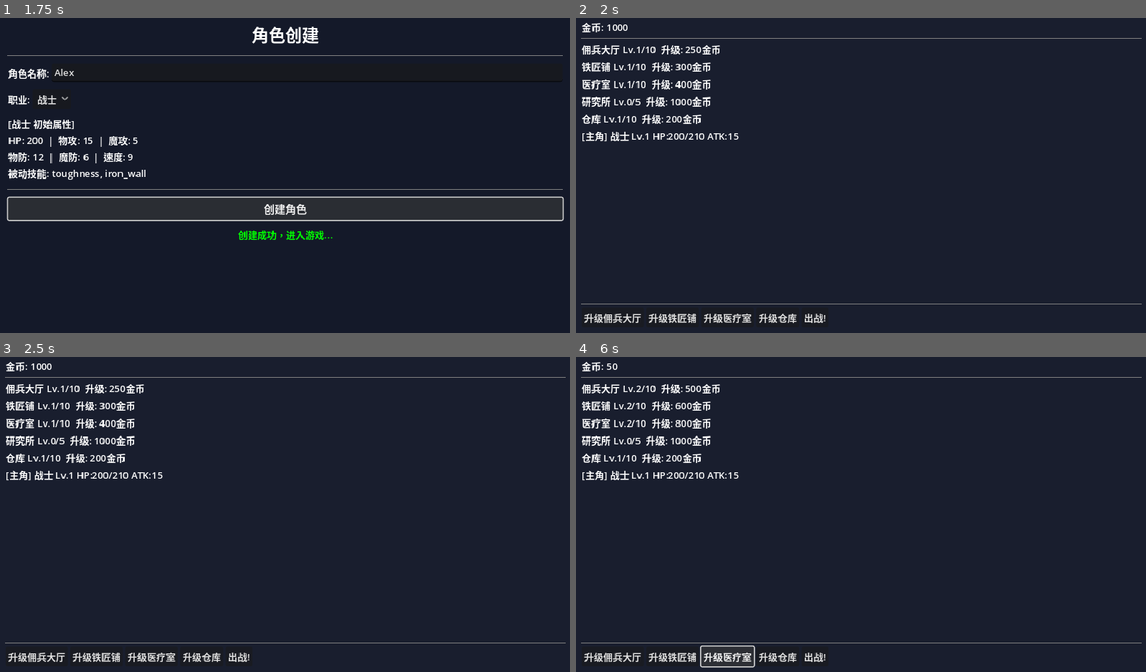
Above: before the commit, frames 1-4 (two rows, left to right).
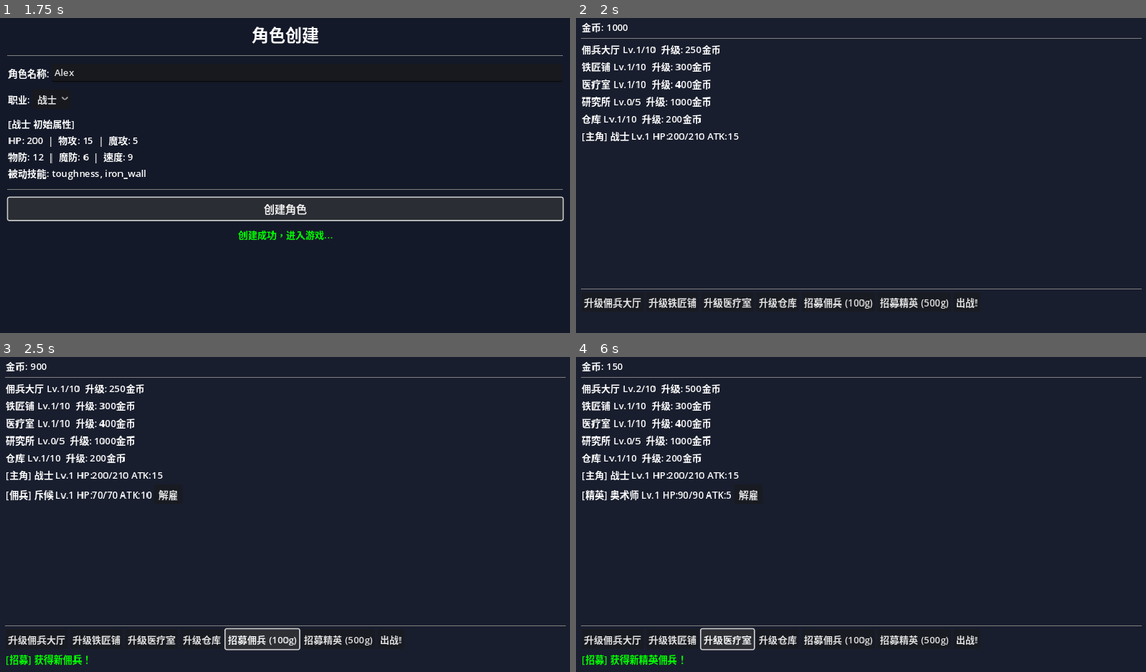
Above: after the commit, the same moments.

Repository: l1162418914-pixel/_Idle_RPG
Game: Godot game, scene res://scenes/CharacterCreate.tscn
Same seed, same stepped clock (60 frames per second), same inputs: the game is played once before the commit and once after it.
Inputs (mouse positions are in pixels of both pictures, inside the frame that each line leads up to):
- Up to frame 1 (1.75 s): click (307, 74) at 0.52 s; type "Alex" at 0.6 s; click "创建角色" at 1.25 s
- Up to frame 2 (2 s): no input
- Up to frame 3 (2.5 s): click (262, 640) at 2 s, where only the run after the commit has a clickable "招募佣兵 (100g)"
- Up to frame 4 (6 s): click (747, 495) at 2.75 s, where only the run after the commit has a clickable "解雇"; click (912, 640) at 3.5 s, where only the run after the commit has a clickable "招募精英 (500g)"; click "升级佣兵大厅" at 4.25 s; click "升级铁匠铺" at 5 s; click "升级医疗室" at 5.75 s

Frame 1 is identical in both runs. In frame 2, 2.2% of the frame differs, in the area x 0-100%, y 85-97%; in frame 3, 3.0%; in frame 4, 3.2%, in the area x 0-100%, y 2-99%.

Commit message:
feat: recruit/dismiss system, reward persistence, HP sync

Diff:
--- a/scenes/main.tscn
+++ b/scenes/main.tscn
@@ -91,9 +91,21 @@
 layout_mode = 2
 text = "升级仓库"
 
+[node name="RecruitNormal" type="Button" parent="BaseUI/MarginContainer/MainVBox/Actions"]
+layout_mode = 2
+text = "招募佣兵 (100g)"
+
+[node name="RecruitElite" type="Button" parent="BaseUI/MarginContainer/MainVBox/Actions"]
+layout_mode = 2
+text = "招募精英 (500g)"
+
 [node name="ExploreBtn" type="Button" parent="BaseUI/MarginContainer/MainVBox/Actions"]
 layout_mode = 2
 text = "出战!"
+
+[node name="StatusLabel" type="Label" parent="BaseUI/MarginContainer/MainVBox"]
+layout_mode = 2
+text = ""
 
 [node name="SquadUI" type="Control" parent="."]
 visible = false
@@ -292,4 +304,6 @@
 [connection signal="pressed" from="BaseUI/MarginContainer/MainVBox/Actions/UpgradeForge" to="." method="_on_upgrade_forge"]
 [connection signal="pressed" from="BaseUI/MarginContainer/MainVBox/Actions/UpgradeInfirmary" to="." method="_on_upgrade_infirmary"]
 [connection signal="pressed" from="BaseUI/MarginContainer/MainVBox/Actions/UpgradeWarehouse" to="." method="_on_upgrade_warehouse"]
+[connection signal="pressed" from="BaseUI/MarginContainer/MainVBox/Actions/RecruitNormal" to="." method="_on_recruit_normal"]
+[connection signal="pressed" from="BaseUI/MarginContainer/MainVBox/Actions/RecruitElite" to="." method="_on_recruit_elite"]
 [connection signal="pressed" from="BaseUI/MarginContainer/MainVBox/Actions/ExploreBtn" to="." method="_on_explore"]
--- a/scripts/combat/combat_controller.gd
+++ b/scripts/combat/combat_controller.gd
@@ -220,3 +220,12 @@
 func force_end() -> void:
 	is_active = false
 	combat_ended.emit(false)
+
+
+## 战斗结束后将存活友方实体的 HP 写回源 Mercenary（阵亡者由 on_death 已处理）
+func sync_allies_hp_to_mercs() -> void:
+	for entity in allies:
+		if entity.source_merc == null or entity.is_dead():
+			continue
+		entity.source_merc.current_hp = maxi(0, entity.current_hp)
+		entity.source_merc.is_alive = true
--- a/scripts/core/data_loader.gd
+++ b/scripts/core/data_loader.gd
@@ -102,6 +102,10 @@
 	return _indexed_merc.get(template_id, {})
 
 
+func all_merc_templates() -> Array:
+	return _indexed_merc.values()
+
+
 func player_class(class_id: String) -> Dictionary:
 	return _indexed_player_classes.get(class_id, {})
 
--- a/scripts/core/game_manager.gd
+++ b/scripts/core/game_manager.gd
@@ -18,6 +18,9 @@
 var buildings: Dictionary = {}
 var rebirth_count: int = 0
 var rebirth_bonus: float = 0.0
+## 待发放奖励（end_run 写入，return_to_base 时 apply_run_rewards 消费）
+var _pending_run_result: Dictionary = {}
+var _run_rewards_applied: bool = false
 
 signal state_changed(new_state: int)
 signal gold_changed(amount: int)
@@ -81,12 +84,30 @@
 
 func end_run(forced_withdraw: bool = false) -> void:
 	var result = current_run.end_run(forced_withdraw)
+	_pending_run_result = result
+	_run_rewards_applied = false
 	state = GameState.RESULT
 	state_changed.emit(GameState.RESULT)
 	run_ended.emit(result)
 
 
+## 将本次出征累计的金币与掉落写入全局状态（仅在此处发放）
+func apply_run_rewards(result: Dictionary) -> void:
+	if _run_rewards_applied:
+		return
+	var gold_earned: int = result.get("total_gold", 0)
+	if gold_earned > 0:
+		add_gold(gold_earned)
+	for item in result.get("total_loot", []):
+		if item is Equipment:
+			inventory.add(item)
+	_run_rewards_applied = true
+
+
 func return_to_base() -> void:
+	if not _pending_run_result.is_empty():
+		apply_run_rewards(_pending_run_result)
+	_pending_run_result = {}
 	state = GameState.BASE
 	if current_run:
 		current_run = null
@@ -357,5 +378,68 @@
 	return 2
 
 
+## 招募佣兵。type: "normal" 或 "elite"
+## 返回值: 0=成功, -1=金币不足, -2=槽位已满, -3=模板池为空
+func recruit_merc(merc_type: String) -> int:
+	const NORMAL_COST := 100
+	const ELITE_COST := 500
+
+	var cost := ELITE_COST if merc_type == "elite" else NORMAL_COST
+	if gold < cost:
+		return -1
+
+	# 收集该类型模板
+	var pool: Array = []
+	var all := DataLoader.all_merc_templates()
+	for tpl in all:
+		if tpl.get("type", "") == merc_type:
+			pool.append(tpl)
+	if pool.is_empty():
+		return -3
+
+	# 检查槽位
+	if merc_type == "elite":
+		if elite_roster.size() >= get_max_elite_slots():
+			return -2
+	else:
+		if normal_roster.size() >= get_max_normal_slots():
+			return -2
+
+	# 扣钱
+	spend_gold(cost)
+
+	# 随机抽取模板并实例化
+	var tpl: Dictionary = pool[randi() % pool.size()]
+	var id_seed: int = int(Time.get_unix_time_from_system())
+
+	if merc_type == "elite":
+		var m := EliteMercenary.new()
+		m.merc_id = "elite_%d_%d" % [id_seed, randi()]
+		m.init_from_template(tpl)
+		elite_roster.append(m)
+	else:
+		var m := NormalMercenary.new()
+		m.merc_id = "normal_%d_%d" % [id_seed, randi()]
+		m.init_from_template(tpl)
+		normal_roster.append(m)
+
+	return 0
+
+
+## 解雇佣兵。返回 true 表示成功移除
+func dismiss_merc(merc_type: String, merc_id: String) -> bool:
+	if merc_type == "elite":
+		for i in range(elite_roster.size()):
+			if elite_roster[i].merc_id == merc_id:
+				elite_roster.remove_at(i)
+				return true
+	else:
+		for i in range(normal_roster.size()):
+			if normal_roster[i].merc_id == merc_id:
+				normal_roster.remove_at(i)
+				return true
+	return false
+
+
 func can_go_next_frame() -> bool:
 	return state == GameState.RUNNING
--- a/scripts/main.gd
+++ b/scripts/main.gd
@@ -15,6 +15,7 @@
 
 
 func _ready() -> void:
+	randomize()
 	_find_ui_refs()
 	GameManager.state_changed.connect(_on_state_changed)
 
@@ -78,8 +79,9 @@
 					_start_combat(run)
 
 			"boss":
-				_pending_enemies = [ev.data]
-				_start_combat(run)
+				_pending_enemies.append(ev.data)
+				if not _in_combat:
+					_start_combat(run)
 
 	# 检查撤离
 	if run.is_retreating or run.stability.should_withdraw():
@@ -124,25 +126,19 @@
 			run.register_enemy_defeat(e_data)
 		_combat_resolved_enemies = _pending_enemies.duplicate()
 		_pending_enemies.clear()
-		_combat = null
-		if _combat_view:
-			_combat_view.cleanup()
+		_finish_combat()
 
 	elif result.status == "defeat":
 		# 全队覆没
 		_in_combat = false
 		_pending_enemies.clear()
-		_combat = null
-		if _combat_view:
-			_combat_view.cleanup()
+		_finish_combat()
 		_end_run(run, true)
 
 	elif not _in_combat:
 		# tick 内已通过 entity_dead → _end_run 结束战斗，收尾
 		_pending_enemies.clear()
-		_combat = null
-		if _combat_view:
-			_combat_view.cleanup()
+		_finish_combat()
 
 
 func _on_combat_ended(victory: bool) -> void:
@@ -162,15 +158,21 @@
 				_end_run(run, true)
 
 
+func _finish_combat() -> void:
+	if _combat:
+		_combat.sync_allies_hp_to_mercs()
+		_combat = null
+	if _combat_view:
+		_combat_view.cleanup()
+
+
 func _end_run(run: WorldRun, forced: bool) -> void:
 	# 防重入：state 已变更说明已结束
 	if GameManager.state != GameManager.GameState.RUNNING:
 		return
 	_in_combat = false
 	_pending_enemies.clear()
-	_combat = null
-	if _combat_view:
-		_combat_view.cleanup()
+	_finish_combat()
 	GameManager.end_run(forced)
 
 
@@ -195,5 +197,29 @@
 	if _base_ui:
 		_base_ui._refresh()
 
+func _on_recruit_normal() -> void:
+	var code := GameManager.recruit_merc("normal")
+	if code != 0:
+		printerr("[Recruit] normal failed, code=%d" % code)
+		if _base_ui:
+			_base_ui.show_recruit_result("normal", code)
+	else:
+		if _base_ui:
+			_base_ui.show_recruit_result("normal", 0)
+			_base_ui._refresh()
+
+
+func _on_recruit_elite() -> void:
+	var code := GameManager.recruit_merc("elite")
+	if code != 0:
+		printerr("[Recruit] elite failed, code=%d" % code)
+		if _base_ui:
+			_base_ui.show_recruit_result("elite", code)
+	else:
+		if _base_ui:
+			_base_ui.show_recruit_result("elite", 0)
+			_base_ui._refresh()
+
+
 func _on_explore() -> void:
 	GameManager.start_prepare("grassland")
--- a/scripts/run/world_run.gd
+++ b/scripts/run/world_run.gd
@@ -6,6 +6,7 @@
 signal boss_encountered(boss_data: Dictionary)
 signal loot_dropped(equipment: Equipment, gold: int)
 signal run_completed(result: Dictionary)
+signal run_event(event_name: String, data: Dictionary)
 
 var map_id: String = ""
 var map_data: Dictionary = {}
--- a/scripts/ui/base_ui.gd
+++ b/scripts/ui/base_ui.gd
@@ -5,6 +5,7 @@
 @onready var buildings_container: VBoxContainer = $MarginContainer/MainVBox/Scroll/Content/Buildings
 @onready var roster_container: VBoxContainer = $MarginContainer/MainVBox/Scroll/Content/Roster
 @onready var action_buttons: HFlowContainer = $MarginContainer/MainVBox/Actions
+@onready var status_label: Label = $MarginContainer/MainVBox/StatusLabel
 
 
 func _ready() -> void:
@@ -77,40 +78,48 @@
 		roster_container.add_child(pl_label)
 
 	for e in GameManager.elite_roster:
-		var label = Label.new()
-		label.custom_minimum_size = Vector2(0, 24)
-		if e.is_dead():
-			label.text = "[精英·死亡] %s Lv.%d HP:0/%d ATK:%d" % [
-				e.merc_name, e.level,
-				EquipmentSystem.get_max_hp(e),
-				EquipmentSystem.get_attack(e)
-			]
-			label.modulate = Color.DIM_GRAY
-		else:
-			label.text = "[精英] %s Lv.%d HP:%d/%d ATK:%d" % [
-				e.merc_name, e.level, e.current_hp,
-				EquipmentSystem.get_max_hp(e),
-				EquipmentSystem.get_attack(e)
-			]
-		roster_container.add_child(label)
+		_add_merc_row("[精英]", e.merc_name, e.level, e.current_hp,
+			EquipmentSystem.get_max_hp(e), EquipmentSystem.get_attack(e),
+			e.is_dead(), "elite", e.merc_id)
 
 	for n in GameManager.normal_roster:
-		var label = Label.new()
-		label.custom_minimum_size = Vector2(0, 24)
-		if n.is_dead():
-			label.text = "[佣兵·死亡] %s Lv.%d HP:0/%d ATK:%d" % [
-				n.merc_name, n.level,
-				EquipmentSystem.get_max_hp(n),
-				EquipmentSystem.get_attack(n)
-			]
-			label.modulate = Color.DIM_GRAY
-		else:
-			label.text = "[佣兵] %s Lv.%d HP:%d/%d ATK:%d" % [
-				n.merc_name, n.level, n.current_hp,
-				EquipmentSystem.get_max_hp(n),
-				EquipmentSystem.get_attack(n)
-			]
-		roster_container.add_child(label)
+		_add_merc_row("[佣兵]", n.merc_name, n.level, n.current_hp,
+			EquipmentSystem.get_max_hp(n), EquipmentSystem.get_attack(n),
+			n.is_dead(), "normal", n.merc_id)
+
+
+func _add_merc_row(tag: String, name: String, lv: int, hp: int, max_hp: int, atk: int,
+		is_dead: bool, merc_type: String, merc_id: String) -> void:
+	var row: HBoxContainer = HBoxContainer.new()
+	row.custom_minimum_size = Vector2(0, 24)
+
+	var label: Label = Label.new()
+	label.size_flags_horizontal = Control.SIZE_EXPAND_FILL
+	if is_dead:
+		label.text = "%s·死亡 %s Lv.%d HP:0/%d ATK:%d" % [tag, name, lv, max_hp, atk]
+		label.modulate = Color.DIM_GRAY
+	else:
+		label.text = "%s %s Lv.%d HP:%d/%d ATK:%d" % [tag, name, lv, hp, max_hp, atk]
+	row.add_child(label)
+
+	var btn: Button = Button.new()
+	btn.text = "解雇"
+	btn.custom_minimum_size = Vector2(48, 24)
+	btn.set_meta("merc_type", merc_type)
+	btn.set_meta("merc_id", merc_id)
+	btn.pressed.connect(_on_dismiss_pressed.bind(btn))
+	row.add_child(btn)
+
+	roster_container.add_child(row)
+
+
+func _on_dismiss_pressed(btn: Button) -> void:
+	var merc_type: String = btn.get_meta("merc_type", "")
+	var merc_id: String = btn.get_meta("merc_id", "")
+	GameManager.dismiss_merc(merc_type, merc_id)
+	status_label.text = "[解雇] 已解雇佣兵"
+	status_label.modulate = Color.YELLOW
+	_refresh()
 
 
 func _on_upgrade_pressed(building_id: String) -> void:
@@ -121,3 +130,25 @@
 func _on_explore_pressed() -> void:
 	# TODO: 打开地图选择
 	GameManager.start_prepare("grassland")
+
+
+## 显示招募结果反馈。code: 0=成功, -1=金币不足, -2=槽位满, -3=无模板
+func show_recruit_result(merc_type: String, code: int) -> void:
+	if not status_label:
+		return
+	match code:
+		0:
+			status_label.text = "[招募] 获得新%s佣兵！" % ("精英" if merc_type == "elite" else "")
+			status_label.modulate = Color.GREEN
+		-1:
+			status_label.text = "[招募失败] 金币不足"
+			status_label.modulate = Color.RED
+		-2:
+			status_label.text = "[招募失败] 槽位已满，请升级佣兵大厅"
+			status_label.modulate = Color.RED
+		-3:
+			status_label.text = "[招募失败] 暂无可用模板"
+			status_label.modulate = Color.RED
+		_:
+			status_label.text = "[招募失败] 未知错误(%d)" % code
+			status_label.modulate = Color.RED
--- a/scripts/ui/character_create.gd
+++ b/scripts/ui/character_create.gd
@@ -114,6 +114,9 @@
 	GameManager.player = Player.new()
 	GameManager.player.merc_name = player_name
 	GameManager.player.init_from_template(template)
+
+
+
 	GameManager.state = GameManager.GameState.BASE
 	if not SaveManager.save_game(1):
 		status_label.text = "存档失败，请重试"
--- a/scripts/ui/unit_view.gd
+++ b/scripts/ui/unit_view.gd
@@ -13,7 +13,7 @@
 var _hp_bar: ProgressBar = null
 var _hp_label: Label = null
 
-const SPRITE_SIZE := Vector2(64, 64)
+const SPRITE_SIZE := Vector2(48, 48)
 
 const COLOR_MAP := {
 	"player": Color(0.25, 0.45, 0.85),
@@ -32,7 +32,7 @@
 	is_dead = false
 
 	size_flags_horizontal = Control.SIZE_EXPAND_FILL
-	custom_minimum_size = Vector2(90, 0)
+	custom_minimum_size = Vector2(60, 0)
 	alignment = BoxContainer.ALIGNMENT_CENTER
 
 	# 色块占位
@@ -45,12 +45,13 @@
 	_name_label = Label.new()
 	_name_label.horizontal_alignment = HORIZONTAL_ALIGNMENT_CENTER
 	_name_label.text = unit_name
-	_name_label.add_theme_font_size_override("font_size", 12)
+	_name_label.add_theme_font_size_override("font_size", 10)
+	_name_label.clip_text = true
 	add_child(_name_label)
 
 	# HP条
 	_hp_bar = ProgressBar.new()
-	_hp_bar.custom_minimum_size = Vector2(0, 10)
+	_hp_bar.custom_minimum_size = Vector2(0, 8)
 	_hp_bar.size_flags_horizontal = Control.SIZE_FILL
 	_hp_bar.max_value = max_hp
 	_hp_bar.value = current_hp
@@ -62,7 +63,7 @@
 	_hp_label = Label.new()
 	_hp_label.horizontal_alignment = HORIZONTAL_ALIGNMENT_CENTER
 	_hp_label.text = "%d/%d" % [current_hp, max_hp]
-	_hp_label.add_theme_font_size_override("font_size", 10)
+	_hp_label.add_theme_font_size_override("font_size", 8)
 	add_child(_hp_label)
 
 
Not shown, added: scripts/buff/buff_system.gd.uid
Not shown, added: scripts/core/save_manager.gd.uid
Not shown, added: scripts/equipment/equipment_system.gd.uid
Not shown, added: scripts/inventory/inventory_system.gd.uid
Not shown, added: scripts/skill/skill_system.gd.uid
Not shown, added: scripts/ui/combat_view.gd.uid
Not shown, added: scripts/ui/unit_view.gd.uid
